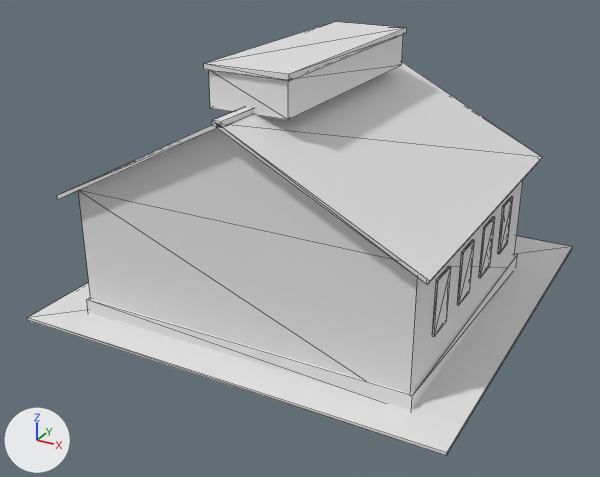
One commit to the glTF model assets/models/market_hall_low.glb: the scene before it, then after it.
The view is the same before and after, from a 50 mm lens placed at (6.68, -13.1, 7.36), pointed at (-0.15, -0.68, 1.15). The lights are fixed; the arrows at lower left show +X, +Y and +Z. The picture after the commit comes second. Mesh edges are drawn as thin lines. Where no turn or scale is listed for an object, it has been applied to the vertices. Vertices at exactly the same position are counted once.

The scene before the commit, as lines of its bpy script (objects in view):
```python
me_market_hall = bpy.data.meshes.new('Market_hall')
me_market_hall.from_pydata(...)  # 210 vertices, 326 faces; spans x -3.95..3.95, y -3.95..3.95, z 0.0..4.7
me_market_hall.materials.append(mat_unit)  # white #e7e7e7
ob_market_hall = bpy.data.objects.new('Market_hall', me_market_hall)
ob_market_hall.location = (0.0, 0.0, 0.0)
```
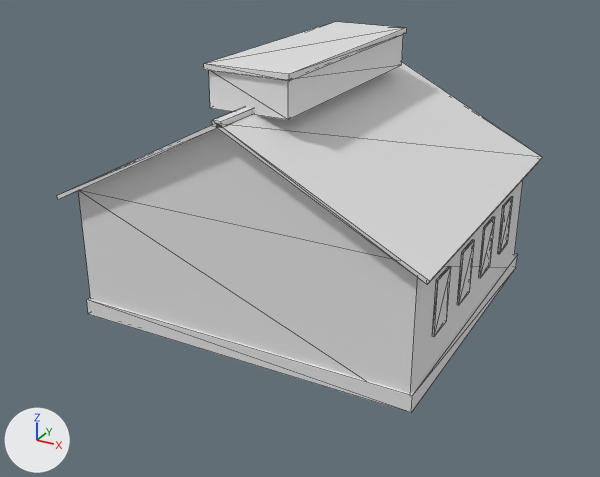
Patch to the scene script:
```diff
--- a/assets/models/market_hall_low.glb.py
+++ b/assets/models/market_hall_low.glb.py
@@ me_market_hall @@
 # used by ob_market_hall; location = (0.0, 0.0, 0.0)
-me_market_hall.from_pydata(...)  # 210 vertices, 326 faces; spans x -3.95..3.95, y -3.95..3.95, z 0.0..4.7
+me_market_hall.from_pydata(...)  # 202 vertices, 314 faces; spans x -3.37..3.37, y -3.45..2.65, z 0.0..4.7
+# me_market_hall part 1: the loose piece of 8 vertices spanning x -3.95..3.95, y -3.95..3.95, z 0.0..0.05 is deleted
 me_market_hall.materials.append(mat_unit)
```

Boxes [x1, y1, x2, y2] around the edits, measured in the pictures (600 x 477 px):
'Market_hall', reshaped (11% narrower, 10% shorter): before [27, 22, 572, 456]; after [57, 22, 542, 413]
part 1 of me_market_hall, deleted: before [27, 236, 572, 456]
